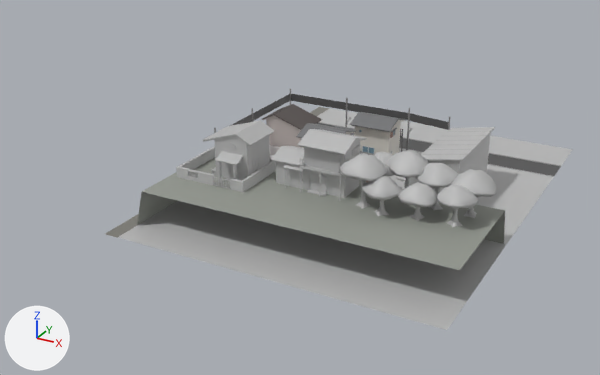
What one commit did to the FBX model TogeJam/Assets/3DModels/Environments/doggo_House_Grp.fbx.
The view is the same before and after, from a 50 mm camera at (86.9, -92.9, 44.3) aimed at (37.3, -2.9, -0.8). Arrows for +X, +Y and +Z are at lower left; the lights stay in place. Where no turn or scale is listed for an object, it has been applied to the vertices. Vertices at the same position are counted once.

Script lines for the objects in view, before the commit:
```python
me_mesh_001 = bpy.data.meshes.new('Mesh.001')
me_mesh_001.from_pydata(...)  # 13 vertices, 8 faces; spans x -9.4..30.4, y -7.9..8.7, z 0.0..4.7
me_mesh_001.materials.append(mat_house_shd)  # picture img_house_tex_png
me_mesh_007 = bpy.data.meshes.new('Mesh.007')
me_mesh_007.from_pydata(...)  # 741 vertices, 559 faces; spans x -980.0..0.0, y -681.0..0.0, z -309.0..287.0
me_mesh_007.materials.append(mat_house_building_a03_shd)  # grey #bcbcbc
me_mesh_008 = bpy.data.meshes.new('Mesh.008')
me_mesh_008.from_pydata(...)  # 215 vertices, 160 faces; spans x -3.57..3.57, y -6.53..6.53, z -3.81..3.81
me_mesh_008.materials.append(mat_house_building_c_shd)  # grey #bcbcbc
ob_doggo_house_building_a03 = bpy.data.objects.new('doggo_House_building_A03', me_mesh_007)
ob_doggo_house_building_a03.parent = ob_doggo_house_grp
ob_doggo_house_building_a03.location = (2516.0, 617.3, 3932.0)
ob_doggo_house_building_a03.rotation_euler = (0.0, 0.0, -3.142)  # degrees (0, 0, -180)
ob_doggo_house_building_a03.scale = (-1.0, -1.0, -1.0)
ob_doggo_house_building_c = bpy.data.objects.new('doggo_House_building_C', me_mesh_008)
ob_doggo_house_building_c.location = (55.83, 3.69, 3.81)
ob_doggo_house_highground = bpy.data.objects.new('doggo_House_highGround', me_mesh_001)
ob_doggo_house_highground.location = (35.99, -15.89, 0.0)
# also in view: 'doggo_House_ground' at (45.6, 0.0, 0.0); 'doggo_House_building_A01' at (41.2, 9.4, 3.4); 'doggo_House_trees' at (57.8, -13.3, 7.8); 'doggo_House_building_B01' at (31.5, 8.1, 3.1); 'doggo_House_building_B02' at (33.5, -14.2, 7.8)
```
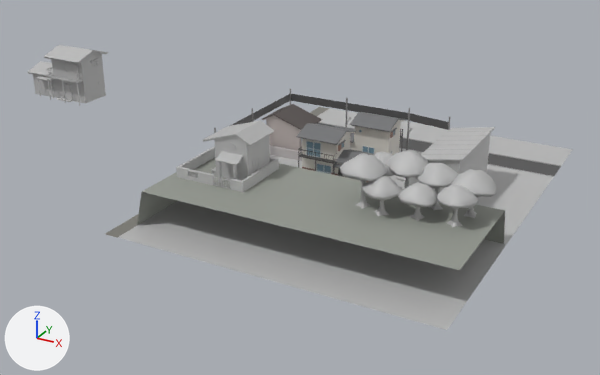
The newer file is also turned or shifted as a whole; pictures and numbers use the older file's frame.

What differs and where, as boxes [x1, y1, x2, y2] in the pictures (600 x 375 px; the box of a moved part takes in the faces that stretch with it):
'doggo_House_building_A03', reshaped, moved, turned, rescaled
    before: [271, 129, 367, 201]
    after: [28, 45, 108, 106]
part 1 of me_mesh_007, moved or reshaped
    before: [300, 156, 342, 201]
    after: [46, 67, 83, 106]
part 2 of me_mesh_007, moved or reshaped
    before: [283, 164, 305, 172]
    after: [36, 75, 54, 82]
part 3 of me_mesh_007, moved or reshaped
    before: [290, 170, 302, 189]
    after: [44, 80, 54, 97]
part 4 of me_mesh_007, moved or reshaped
    before: [310, 173, 318, 191]
    after: [58, 83, 66, 99]
part 5 of me_mesh_007, moved or reshaped
    before: [307, 189, 328, 196]
    after: [57, 98, 73, 102]
part 6 of me_mesh_007, moved or reshaped
    before: [318, 175, 327, 194]
    after: [64, 84, 73, 100]
part 7 of me_mesh_007, moved or reshaped
    before: [322, 152, 332, 170]
    after: [65, 63, 72, 79]
part 8 of me_mesh_007, moved or reshaped
    before: [330, 154, 340, 173]
    after: [71, 64, 79, 80]
part 9 of me_mesh_007, moved or reshaped
    before: [357, 147, 360, 154]
    after: [97, 59, 101, 66]
part 10 of me_mesh_007, moved or reshaped
    before: [271, 129, 367, 167]
    after: [28, 45, 108, 77]
'doggo_House_building_A02', unchanged, uncovered by the edit
    both: [296, 123, 374, 182]

The change in detail:
me_mesh_007 is used by ob_doggo_house_building_a03; parent ob_doggo_house_grp; location (2516.0, 617.3, 3932.0); rotation (0.0, 0.0, -3.142), in degrees (0, 0, -180); scale (-1.0, -1.0, -1.0).
me_mesh_007 had 741 vertices, 559 faces and spanned x -980.0..0.0, y -681.0..0.0, z -309.0..287.0.
me_mesh_007 now has 741 vertices, 559 faces and spans x -980.0..0.0, y -681.0..0.0, z -287.0..309.0.
me_mesh_007 part 1: the loose piece of 256 vertices spanning x -565.0..-38.0, y -681.0..-257.0, z -309.0..-199.0 is mirrored in z about the mesh origin.
me_mesh_007 part 2: the loose piece of 8 vertices spanning x -797.0..-543.0, y -433.0..-383.0, z -285.0..-181.0 is mirrored in z about the mesh origin.
me_mesh_007 part 3: the loose piece of 32 vertices spanning x -750.0..-590.0, y -681.0..-434.0, z -204.0..-197.0 is mirrored in z about the mesh origin.
me_mesh_007 part 4: the loose piece of 32 vertices spanning x -485.0..-370.0, y -668.0..-459.0, z -206.0..-199.0 is mirrored in z about the mesh origin.
me_mesh_007 part 5: the loose piece of 8 vertices spanning x -494.0..-254.0, y -681.0..-668.0, z -261.0..-198.0 is mirrored in z about the mesh origin.
me_mesh_007 part 6: the loose piece of 32 vertices spanning x -378.0..-263.0, y -668.0..-459.0, z -212.0..-198.0 is mirrored in z about the mesh origin.
me_mesh_007 part 7: the loose piece of 32 vertices spanning x -324.0..-209.0, y -372.0..-163.0, z -204.0..-191.0 is mirrored in z about the mesh origin.
me_mesh_007 part 8: the loose piece of 32 vertices spanning x -217.0..-102.0, y -372.0..-163.0, z -210.0..-197.0 is mirrored in z about the mesh origin.
me_mesh_007 part 9: the loose piece of 8 vertices spanning x -38.0..-26.0, y -239.0..-156.0, z 87.0..158.0 is mirrored in z about the mesh origin.
me_mesh_007 part 10: 32 vertices removed from x -980.0..0.0, y -389.0..-94.0, z -293.0..287.0; 32 vertices added at x -980.0..0.0, y -389.0..-94.0, z -287.0..293.0.
Object 'doggo_House_building_A03' (ob_doggo_house_building_a03) turns from (0, 0, -180) to (0, 0, 0) degrees about x, y and z.
Object 'doggo_House_building_A03' (ob_doggo_house_building_a03) is rescaled from (-1.0, -1.0, -1.0) to (1.0, 1.0, 1.0).
Object 'doggo_House_building_A03' (ob_doggo_house_building_a03) moves from (2516.0, 617.3, 3932.0) to (-1310.0, 1159.0, 3932.0).
